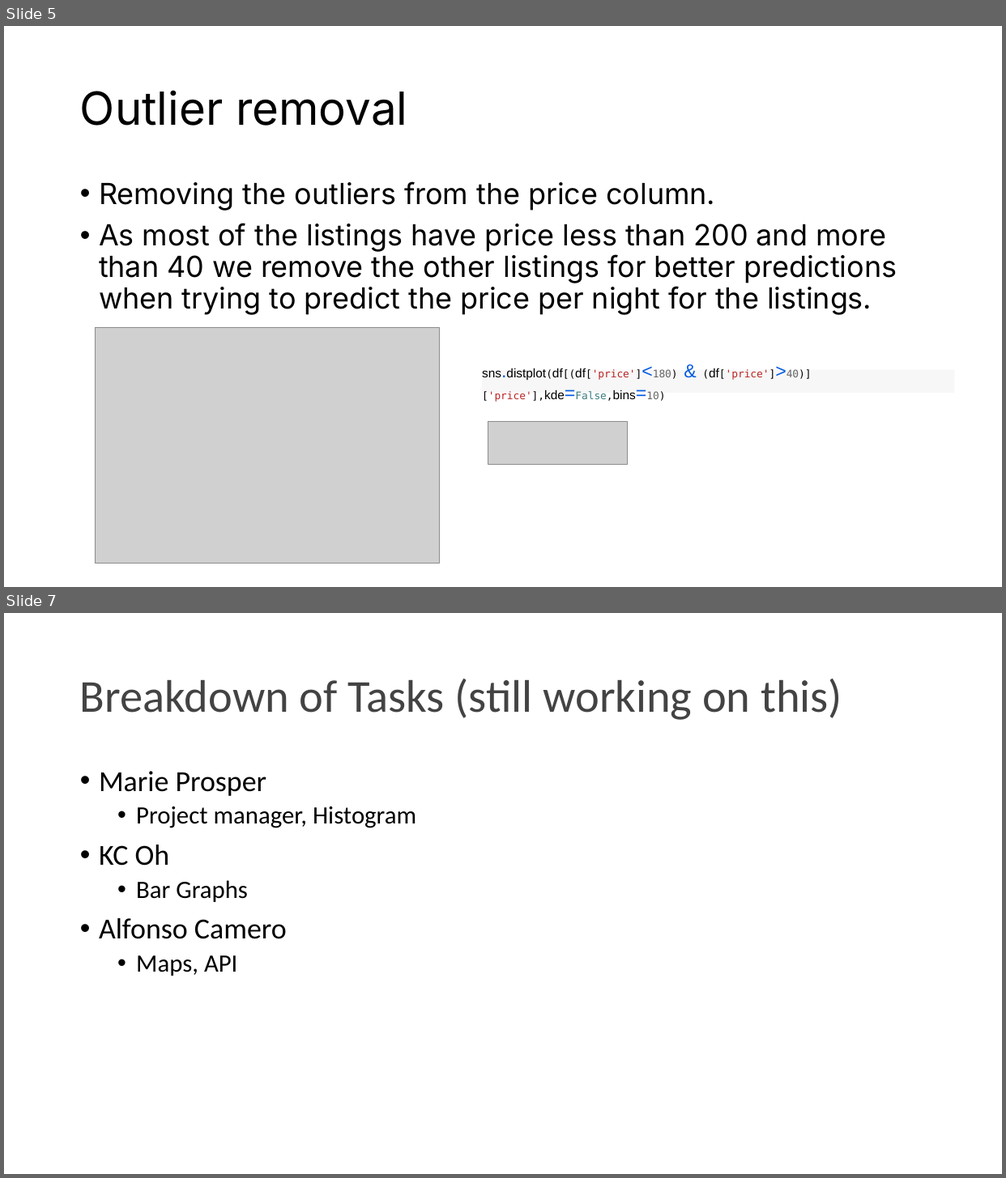
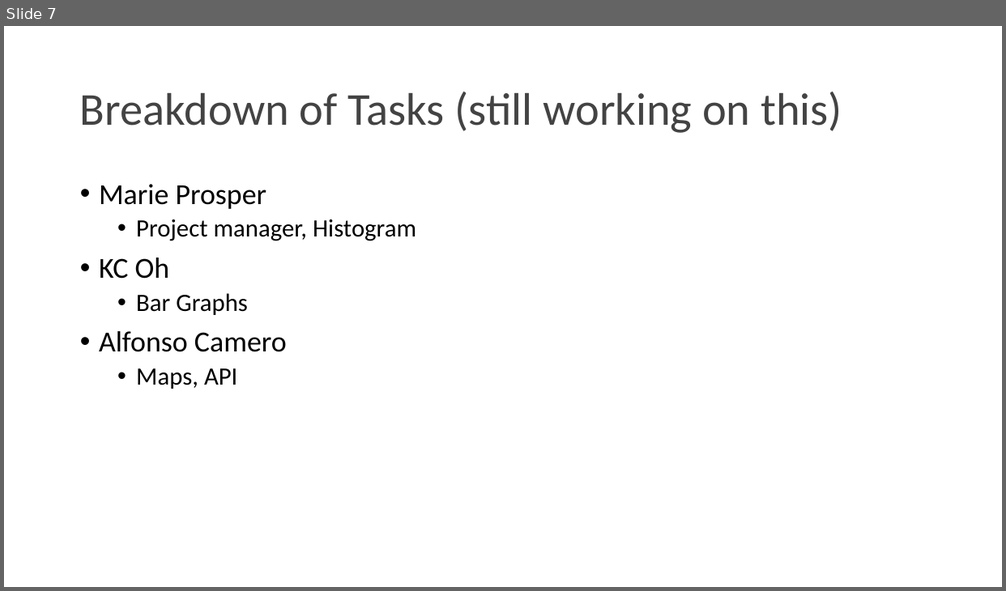
Before and after one commit to marieprosper77/Project1_Diplodocus_2, a slide deck: Diplodocus Team.pptx. Shown one above the other, each under a label of ours: slides 5 and 7 before the commit, slide 7 after it; the slides between them are not shown. The pictures are 1006x1178 and 1006x591 pixels, drawn with LibreOffice and Linux fonts; fonts in the diff are those of the drawing; grey boxes stand for pictures. Boxes give left, top, right and bottom in pixels: in the first picture for what was removed or moved away, otherwise in the second. Text is boxed around its words. In the diff, an @@ line names an element or a change of style, - is before the commit and + after.

```diff
--- a/Diplodocus Team.pptx
+++ b/Diplodocus Team.pptx
@@ slide 5 removed at (4, 26, 1002, 587), background #FFFFFF @@
@@ title removed at (80, 90, 407, 126) @@
-Outlier removal
@@ text removed at (99, 182, 897, 315) @@
-• Removing the outliers from the price column.
-• As most of the listings have price less than 200 and more than 40 we remove the other listings for better predictions when trying to predict the price per night for the listings.
@@ picture removed at (96, 327, 439, 563) @@
@@ rectangle removed at (483, 369, 955, 393) @@
-sns.distplot(df[(df['price']<180) & (df['price']>40)]['price'],kde=False,bins=10)
@@ picture removed at (488, 422, 628, 465) @@
```
Also in this commit, not shown: 2 slides changed, 3 slides added, 2 other slides removed, 1 other file.
